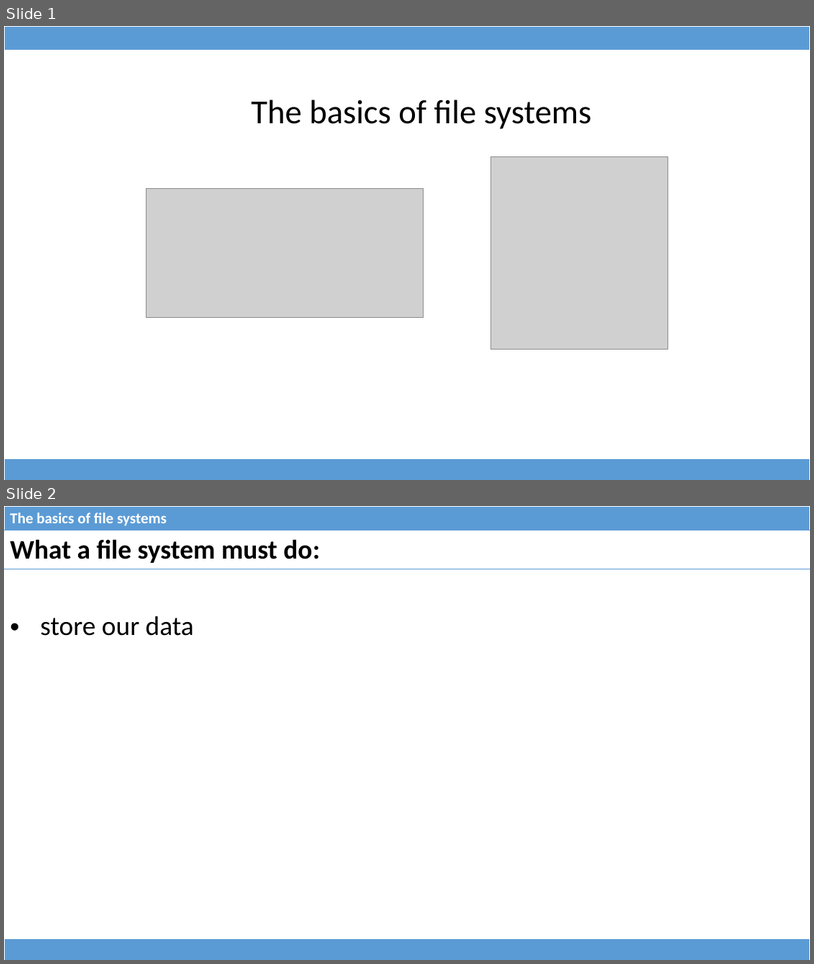
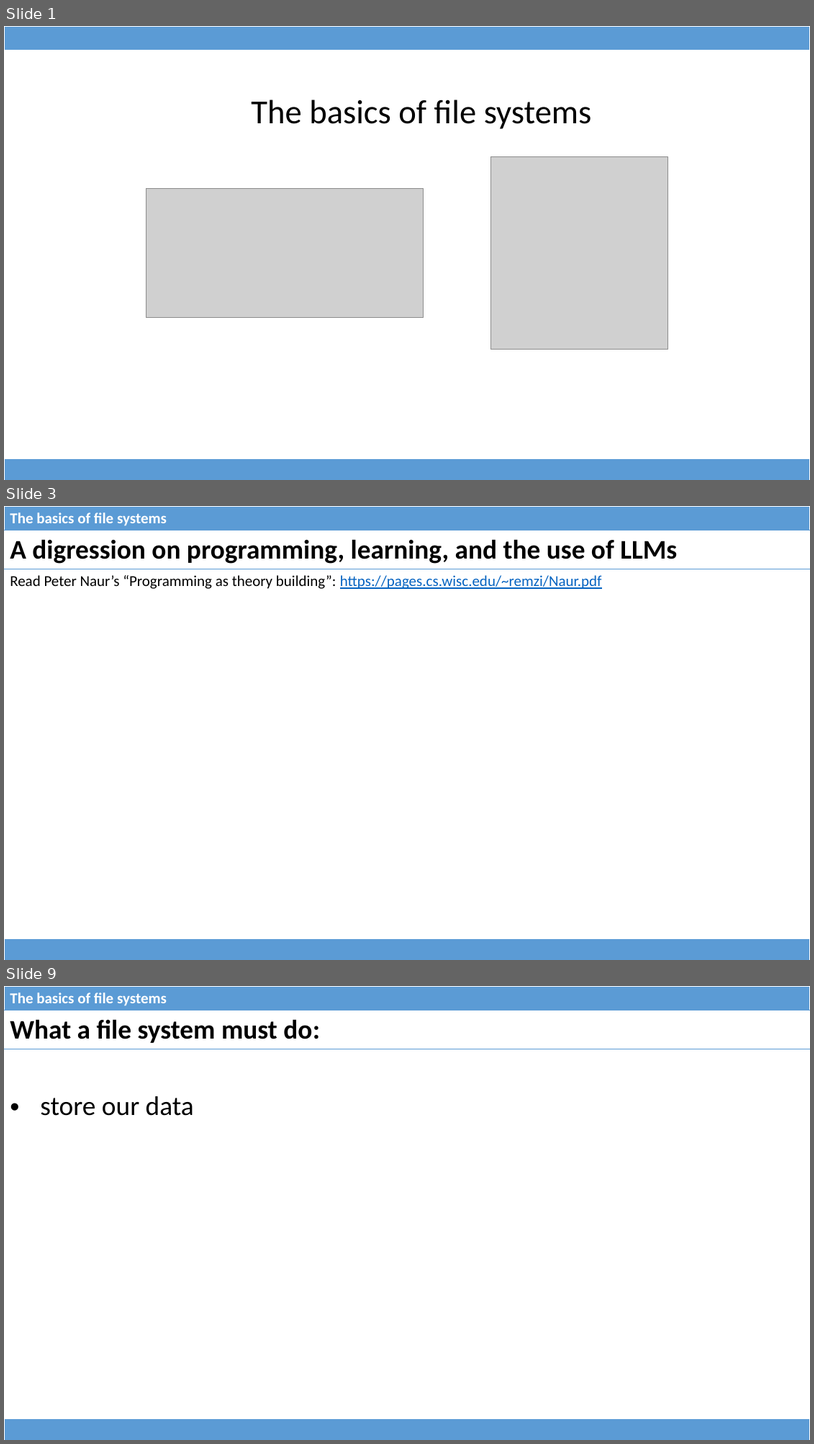
Before and after one commit to dominiquelefevre/filesystems-101-jb, a slide deck: talks/src/class00.pptx. Shown one above the other, each under a label of ours: slides 1 and 2 before the commit, slides 1, 3 and 9 after it; the slides between them are not shown. The pictures are 814x964 and 814x1444 pixels, drawn with LibreOffice and Linux fonts; fonts in the diff are those of the drawing; grey boxes stand for pictures. Boxes give left, top, right and bottom in pixels: in the first picture for what was removed or moved away, otherwise in the second. Text is boxed around its words. In the diff, an @@ line names an element or a change of style, - is before the commit and + after.

```diff
--- a/talks/src/class00.pptx
+++ b/talks/src/class00.pptx
@@ slide 3 added at [4, 506, 810, 960], background #FFFFFF @@
@@ table added at [4, 506, 810, 530], 1 rows, 1 columns @@
+The basics of file systems
@@ table added at [4, 530, 810, 569], 1 rows, 1 columns @@
+A digression on programming, learning, and the use of LLMs
@@ text added at [10, 575, 602, 589], 18 pt, text #000000 @@
+Read Peter Naur’s “Programming as theory building”: https://pages.cs.wisc.edu/~remzi/Naur.pdf
@@ table added at [4, 938, 810, 960], 1 rows, 1 columns @@
+
@@ what was slide 2 is now slide 9 @@
```
Also in this commit, not shown: 2 slides changed, 7 other slides added, 1 slide removed, 1 other file.
